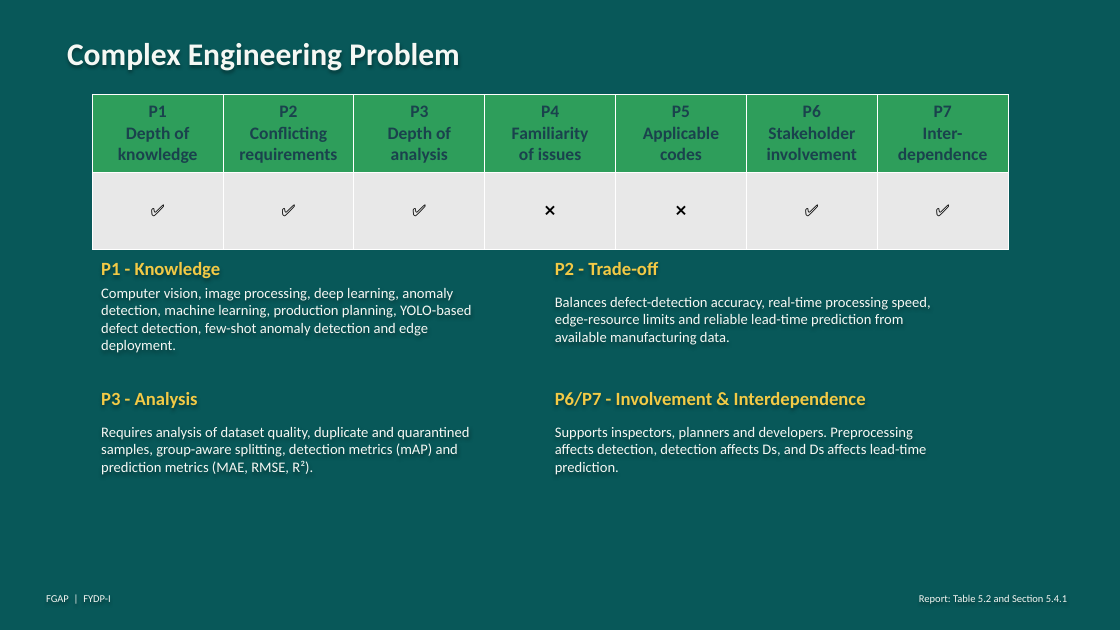
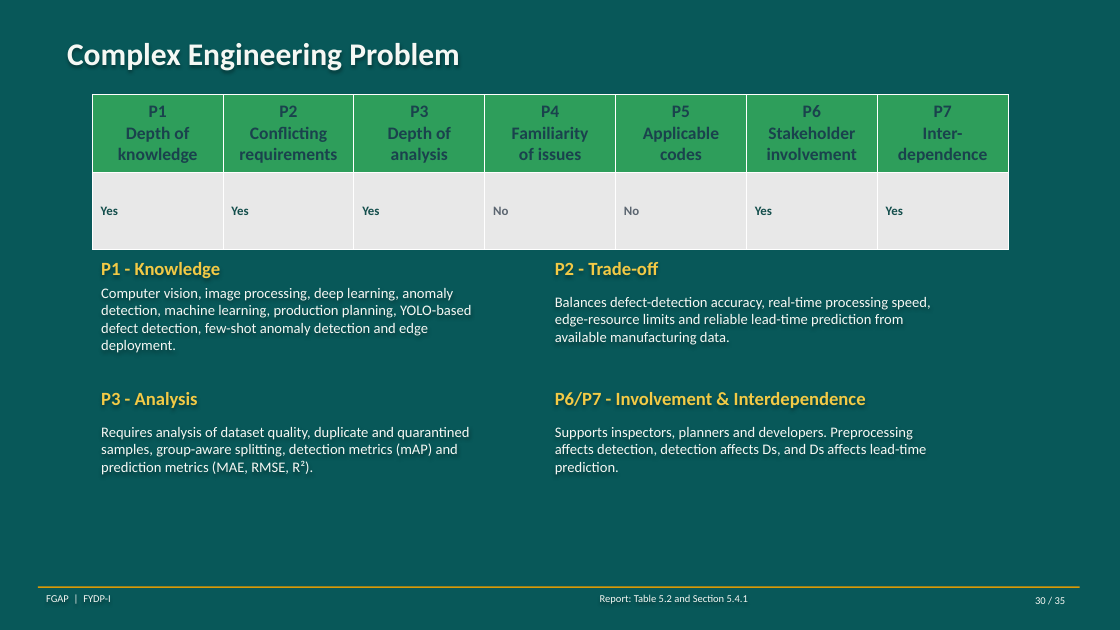
Before and after one commit to labib-ux/FYDP, a slide deck: slide 30 of slides/Defect-to-Delivery_262-034.pptx (slide 35 before the commit). Drawn at 1120x630 pixels with LibreOffice and Linux fonts; fonts in the diff are those of the drawing. Boxes give left, top, right and bottom in pixels: in the first picture for what was removed or moved away, otherwise in the second. Text is boxed around its words. In the diff, an @@ line names an element or a change of style, - is before the commit and + after.

```diff
--- a/slides/Defect-to-Delivery_262-034.pptx
+++ b/slides/Defect-to-Delivery_262-034.pptx
@@ table at (92, 94, 1010, 250) @@
-row 2: ✅ | ✅ | ✅ | ❌ | ❌ | ✅ | ✅
+row 2: Yes | Yes | Yes | No | No | Yes | Yes
@@ rectangle added at (38, 586, 1080, 588), fill #D99A06 @@
@@ text "Report: Table 5.2 and Section ...": place and size @@
-text "Report: Table 5.2 and Section ..." at (919, 594, 1067, 604)
+text "Report: Table 5.2 and Section ..." at (600, 594, 748, 604)
@@ text added at (1035, 597, 1066, 604), 9 pt, text #F5F7F2 @@
+30 / 35
```
Also in this commit, not shown: 33 other slides changed, 1 slide added, 6 slides removed, 1 other file.
